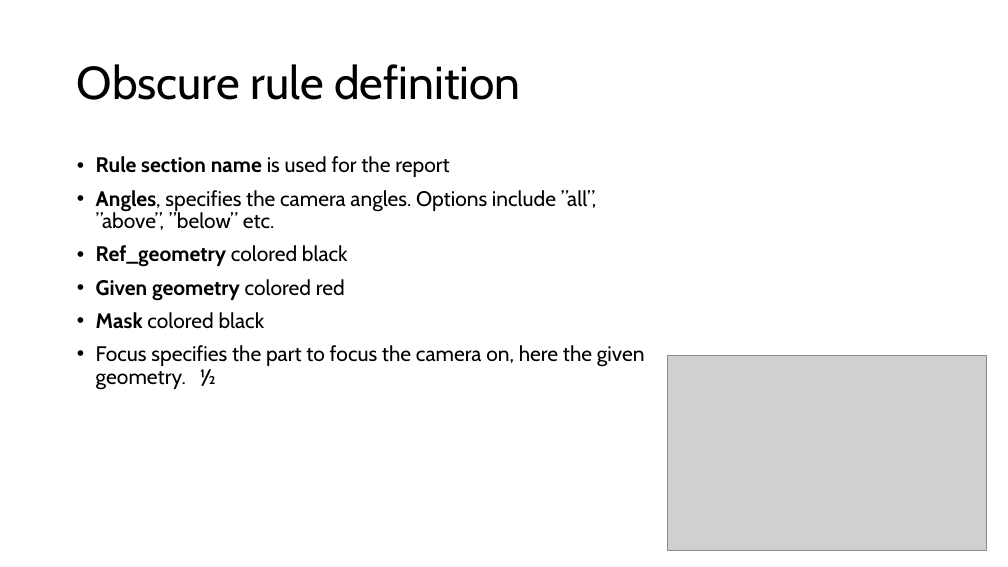
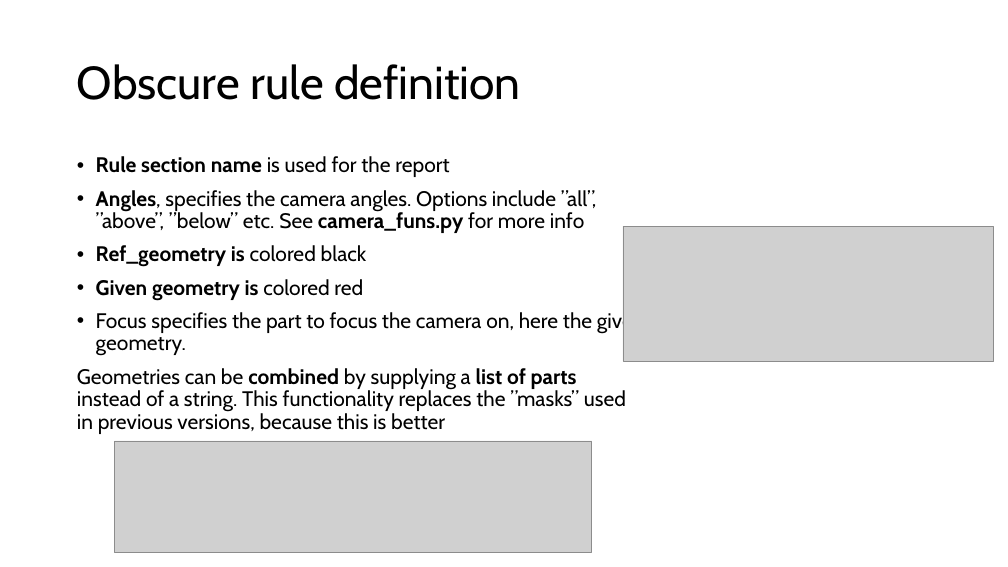
Before and after one commit to KoldskaalEng/autoScrutineer, a slide deck: slide 12 of introduction Auto-scrutineer.pptx (slide 11 before the commit). Drawn at 1008x567 pixels with LibreOffice and Linux fonts; fonts in the diff are those of the drawing; grey boxes stand for pictures. Boxes give left, top, right and bottom in pixels: in the first picture for what was removed or moved away, otherwise in the second. Text is boxed around its words. In the diff, an @@ line names an element or a change of style, - is before the commit and + after.

Commit message:
Version 0.9 of 2025 rules
added v0.9 of the 2025 MVRC-rules. Fixed the Z-fighting problem. added top/bottom visibility rule. added boundingbox-size rule. Other minor improvemtens.

```diff
--- a/introduction Auto-scrutineer.pptx
+++ b/introduction Auto-scrutineer.pptx
@@ text at [77, 190, 645, 434]: text changed @@
-• Angles, specifies the camera angles. Options include ”all”, ”above”, ”below” etc.
-• Ref_geometry colored black
-• Given geometry colored red
-• Mask colored black
-• Focus specifies the part to focus the camera on, here the given geometry. ½
+• Angles, specifies the camera angles. Options include ”all”, ”above”, ”below” etc. See camera_funs.py for more info
+• Ref_geometry is colored black
+• Given geometry is colored red
+• Focus specifies the part to focus the camera on, here the given geometry.
+Geometries can be combined by supplying a list of parts instead of a string. This functionality replaces the ”masks” used in previous versions, because this is better
@@ picture added at [623, 226, 994, 361] @@
@@ picture removed at [668, 355, 986, 551] @@
@@ picture added at [115, 441, 592, 552] @@
```
Also in this commit, not shown: 11 other slides changed, 1 slide added, 42 other files.
